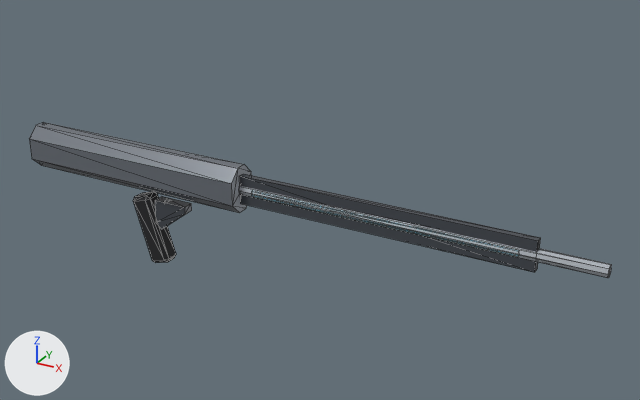
The glTF model generated_assets/weapons/shared/opr_wpn_penetrator_a.glb as it was, and as the next commit left it.
One viewpoint serves both versions: a 50 mm camera at (0.97, -1.131, 0.626) aimed at (0.319, 0.052, 0.035). Arrows for +X, +Y and +Z are at lower left; the lights stay in place. The older version comes first. Mesh edges are drawn as thin lines. Where no turn or scale is listed for an object, it has been applied to the vertices. Vertices at exactly the same position are counted once.

Names of what the first picture shows: 'mesh_intact'.
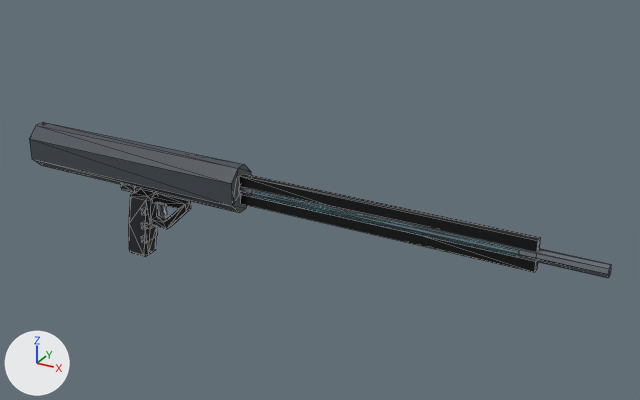
Edits to the bpy script that builds the scene:
```text
Add img_opr_wpn_penetrator_a_orm:
    img_opr_wpn_penetrator_a_orm = load_image('opr_wpn_penetrator_a_orm', '_unpacked/opr_wpn_penetrator_a_orm', 512, 512, 'Non-Color')
Add img_opr_wpn_penetrator_a_emission:
    img_opr_wpn_penetrator_a_emission = load_image('opr_wpn_penetrator_a_emission', '_unpacked/opr_wpn_penetrator_a_emission', 512, 512, 'sRGB')
Add img_opr_wpn_penetrator_a_normal:
    img_opr_wpn_penetrator_a_normal = load_image('opr_wpn_penetrator_a_normal', '_unpacked/opr_wpn_penetrator_a_normal', 512, 512, 'Non-Color')
Add img_opr_wpn_penetrator_a_albedo:
    img_opr_wpn_penetrator_a_albedo = load_image('opr_wpn_penetrator_a_albedo', '_unpacked/opr_wpn_penetrator_a_albedo', 512, 512, 'sRGB')
Add mat_wpn_opr_wpn_penetrator_a:
    mat_wpn_opr_wpn_penetrator_a = bpy.data.materials.new('wpn_opr_wpn_penetrator_a')
    # uses the picture img_opr_wpn_penetrator_a_albedo
    # uses the picture img_opr_wpn_penetrator_a_emission
    # uses the picture img_opr_wpn_penetrator_a_normal
    # uses the picture img_opr_wpn_penetrator_a_orm
Change me_mesh_intact:
    used by ob_mesh_intact; location = (0.0, 0.0, 0.0)
    remove me_mesh_intact.from_pydata(...)  # 90 vertices, 152 faces; spans x -0.25..0.8, y -0.03..0.03, z -0.132..0.09
    remove me_mesh_intact.materials.append(mat_trim_rubber_opr)  # black #1f2023
    add me_mesh_intact.from_pydata(...)  # 142 vertices, 240 faces; spans x -0.25..0.8, y -0.03..0.03, z -0.125..0.09
    me_mesh_intact part 1: a new loose piece, a box spanning x 0.0265..0.0335, y -0.005..0.005, z -0.035..-0.009, in mat_wpn_opr_wpn_penetrator_a
    me_mesh_intact part 2: a new loose piece, a box spanning x -0.045..-0.015, y -0.021..-0.017, z 0.006..0.018, in mat_wpn_opr_wpn_penetrator_a
    me_mesh_intact part 3: the loose piece of 24 vertices spanning x -0.03..0.043, y -0.017..0.017, z -0.132..0.001 is rebuilt with 36 vertices and now spans x -0.049..0.011, y -0.017..0.017, z -0.125..0.0, in mat_wpn_opr_wpn_penetrator_a
    me_mesh_intact part 4: the loose piece of 10 vertices spanning x 0.018..0.085, y -0.01..0.01, z -0.06..-0.005 is rebuilt with 18 vertices and now spans x 0.008..0.085, y -0.008..0.008, z -0.058..0.0, in mat_wpn_opr_wpn_penetrator_a
    me_mesh_intact part 5: 12 faces spanning x 0.225..0.675, y -0.009..-0.005, z 0.046..0.054 switch from mat_emit_cyan_opr (cyan #1d8597, glowing cyan #35d6f2) to mat_wpn_opr_wpn_penetrator_a
    me_mesh_intact part 6: 12 faces spanning x 0.2..0.7, y -0.006..0.006, z 0.025..0.075 switch from mat_mat_lightweight_alloy_opr_frame (dark grey #4a4f56) to mat_wpn_opr_wpn_penetrator_a
    me_mesh_intact part 7: 28 faces spanning x 0.2..0.8, y -0.01..0.01, z 0.04..0.06 switch from mat_trim_trim_opr (light grey #b5bbc2) to mat_wpn_opr_wpn_penetrator_a
    me_mesh_intact part 8: 28 faces spanning x -0.25..0.2, y -0.03..0.03, z 0.01..0.09 switch from mat_mat_lightweight_alloy_opr (grey #70767e) to mat_wpn_opr_wpn_penetrator_a
    other edits to the shape of me_mesh_intact do not show in these pictures
```

Location of each change, [x1, y1, x2, y2] in pixels of the pictures (640 x 400 px):
part 1 of me_mesh_intact, added: after [160, 205, 167, 216]
part 2 of me_mesh_intact, added: after [121, 183, 136, 193]
part 3 of me_mesh_intact, rebuilt (32% narrower): before [133, 192, 176, 263]; after [129, 189, 158, 257]
part 4 of me_mesh_intact, rebuilt (9% taller): before [155, 196, 192, 229]; after [152, 193, 191, 229]
part 5 of me_mesh_intact, recoloured: [252, 191, 517, 256] in both
part 6 of me_mesh_intact, recoloured: [239, 174, 541, 272] in both
part 7 of me_mesh_intact, recoloured: [239, 186, 612, 278] in both
part 8 of me_mesh_intact, recoloured (darker): [29, 122, 252, 213] in both
